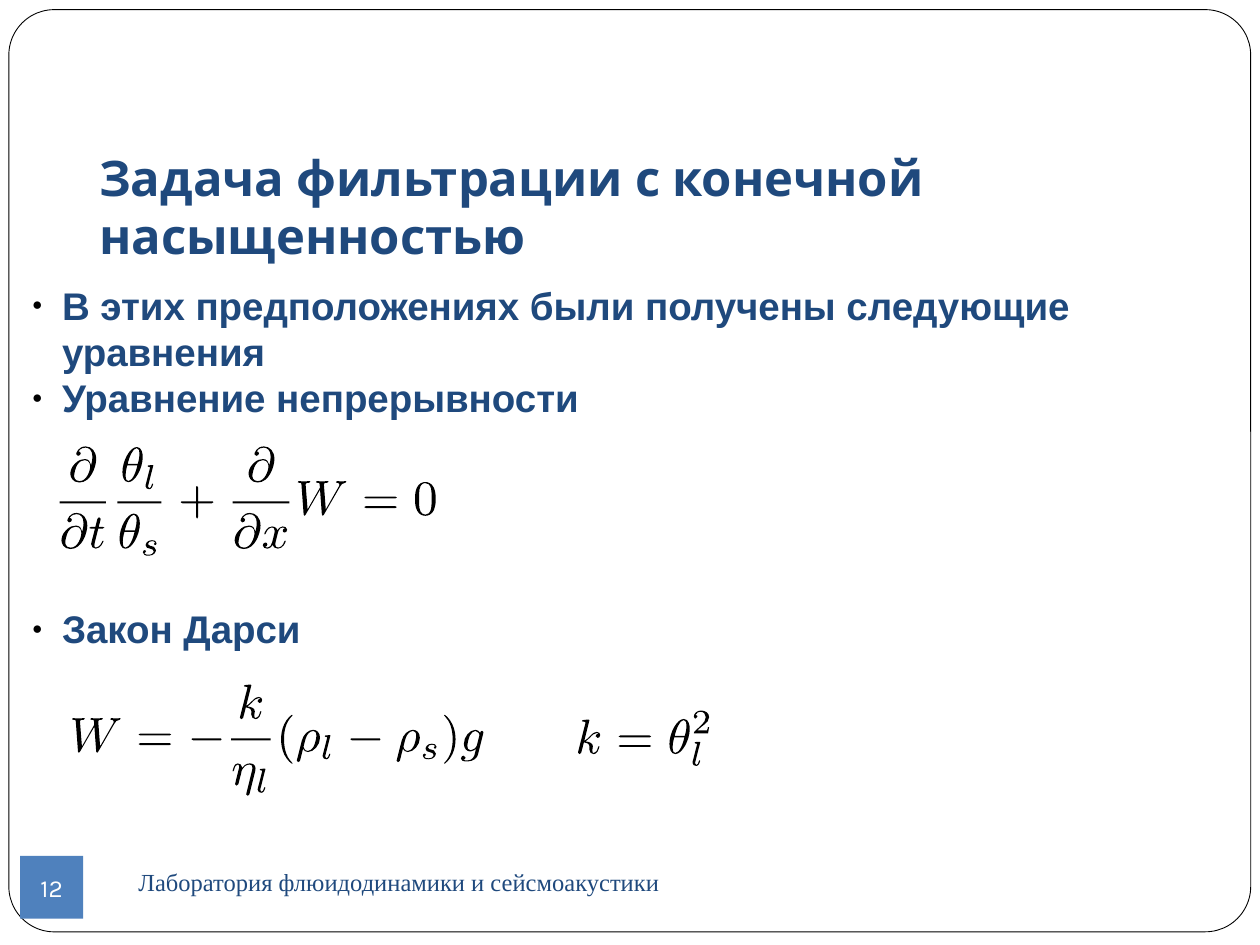
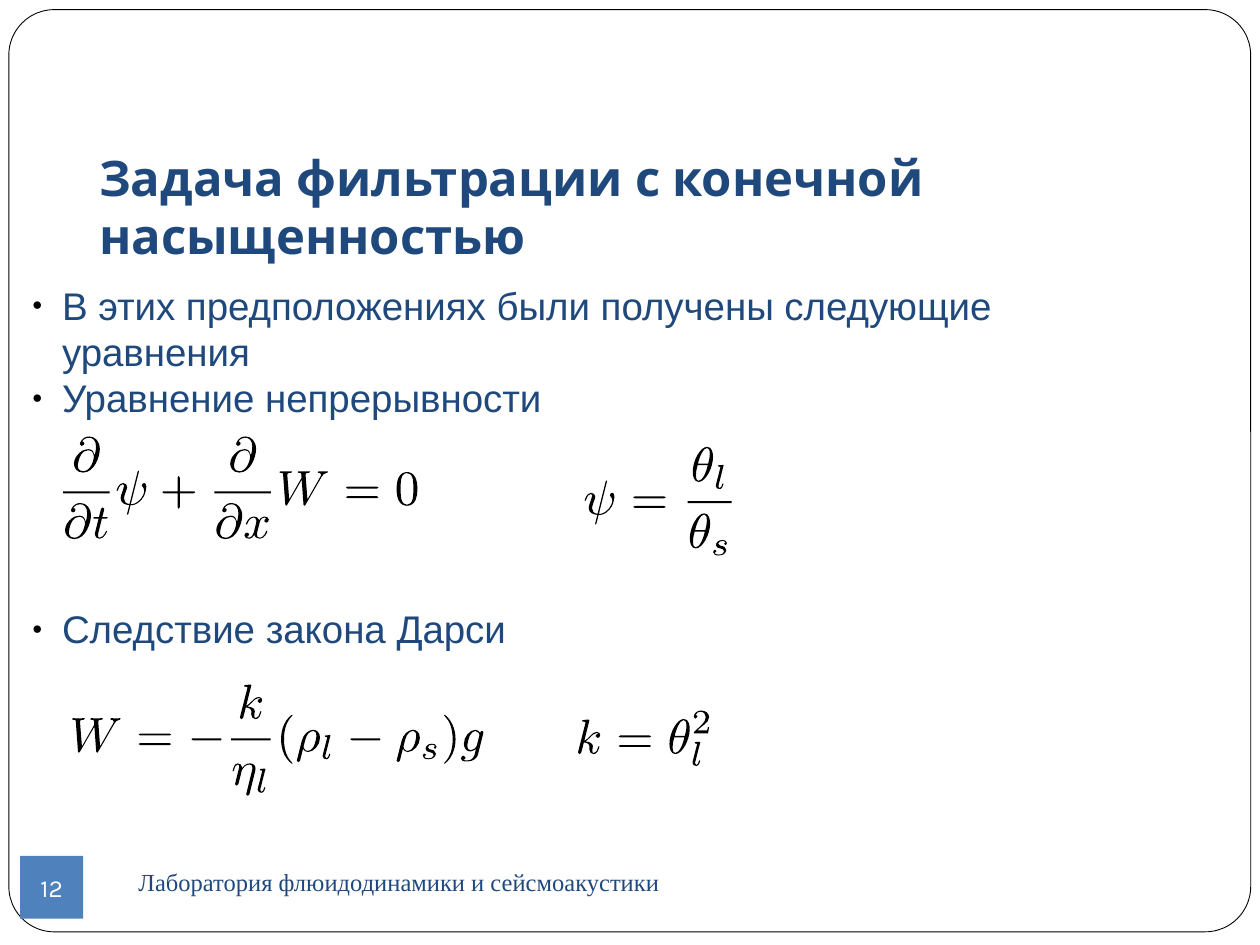
Before and after one commit to CompMathGroup/sagd, a slide deck: slide 12 of doc/Presentation.odp. Drawn at 1260x945 pixels with LibreOffice and Linux fonts; fonts in the diff are those of the drawing; background and template pictures are left out. Boxes give left, top, right and bottom in pixels: in the first picture for what was removed or moved away, otherwise in the second. Text is boxed around its words. In the diff, an @@ line names an element or a change of style, - is before the commit and + after.

```diff
--- a/doc/Presentation.odp
+++ b/doc/Presentation.odp
@@ text at (62, 292, 991, 420): bold off in "В этих предположениях были получены следующие уравнения", "Уравнение непрерывности" @@
@@ freeform shape: place and size @@
-freeform shape at (59, 447, 437, 556)
+freeform shape at (63, 437, 420, 538)
@@ freeform shape: place and size @@
-freeform shape at (120, 514, 140, 549)
+freeform shape at (693, 447, 713, 483)
@@ freeform shape: place and size @@
-freeform shape at (122, 447, 142, 483)
+freeform shape at (117, 471, 147, 515)
@@ 3 freeform shapes: place and size @@
-3 freeform shapes at (234, 446, 346, 549)
+3 freeform shapes at (217, 436, 329, 539)
@@ 4 freeform shapes: place and size @@
-4 freeform shapes at (59, 446, 106, 549)
+4 freeform shapes at (63, 436, 110, 539)
@@ 5 freeform shapes: place and size @@
-5 freeform shapes at (181, 483, 435, 549)
+5 freeform shapes at (163, 472, 417, 539)
@@ group added at (583, 447, 732, 556): 4 freeform shapes @@
@@ 3 freeform shapes: place and size @@
-3 freeform shapes at (117, 465, 161, 556)
+3 freeform shapes at (688, 465, 732, 556)
@@ text at (62, 616, 506, 651): text changed; bold off @@
-● Закон Дарси
+● Следствие закона Дарси
```
Also in this commit, not shown: 13 other slides changed, 6 slides added, 3 slides removed, 3 other files.
